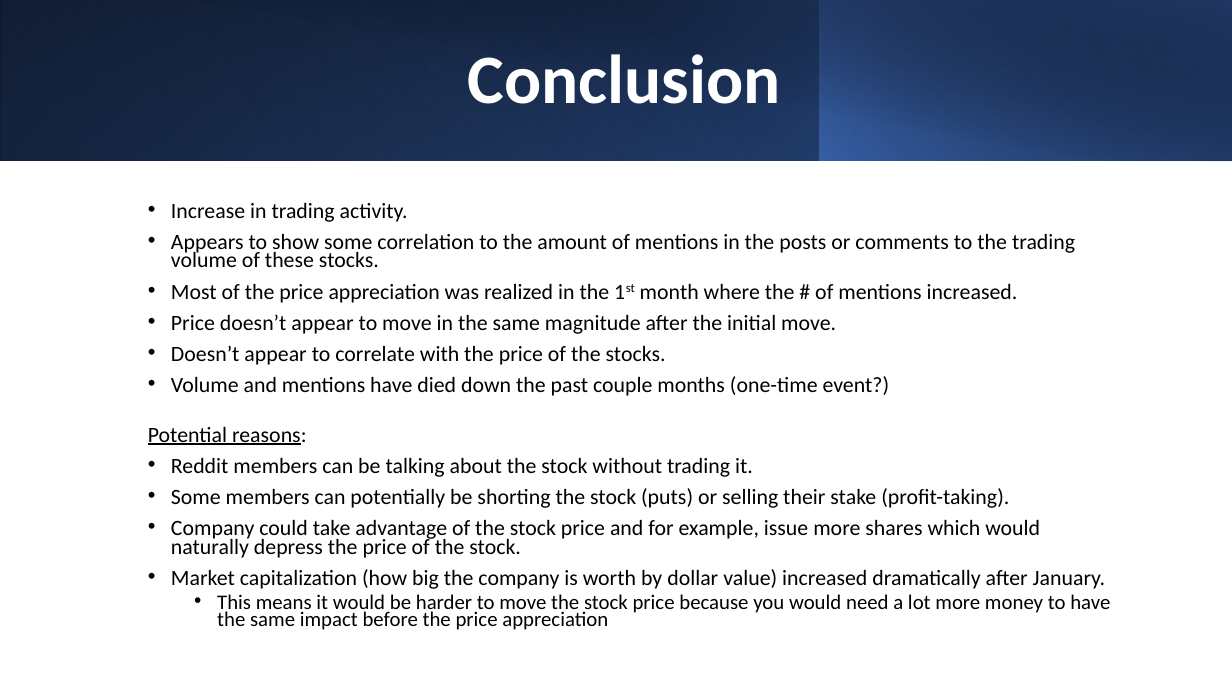
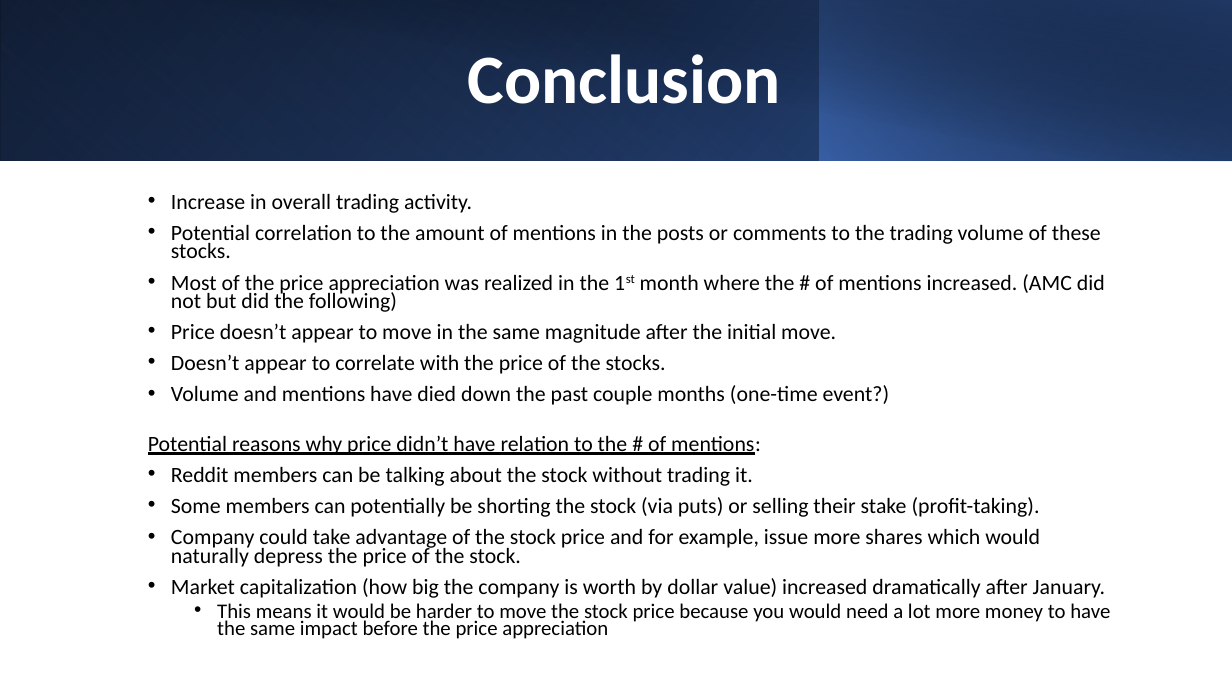
Before and after one commit to djhang99/Web-Scraping-Project-1-, a slide deck: slide 12 of WSB Presentation (NYC Data Academy).pptx. Drawn at 1232x693 pixels with LibreOffice and Linux fonts; fonts in the diff are those of the drawing. Boxes give left, top, right and bottom in pixels: in the first picture for what was removed or moved away, otherwise in the second. Text is boxed around its words. In the diff, an @@ line names an element or a change of style, - is before the commit and + after.

Commit message:
updated presentation

```diff
--- a/WSB Presentation (NYC Data Academy).pptx
+++ b/WSB Presentation (NYC Data Academy).pptx
@@ text at (171, 194, 1105, 312): text changed @@
-• Increase in trading activity.
-• Appears to show some correlation to the amount of mentions in the posts or comments to the trading volume of these stocks.
-• Most of the price appreciation was realized in the 1st month where the # of mentions increased.
+• Increase in overall trading activity.
+• Potential correlation to the amount of mentions in the posts or comments to the trading volume of these stocks.
+• Most of the price appreciation was realized in the 1st month where the # of mentions increased. (AMC did not but did the following)
@@ text at (148, 435, 761, 455): text changed @@
-Potential reasons:
+Potential reasons why price didn’t have relation to the # of mentions:
@@ text at (171, 497, 1040, 517): text changed @@
-• Some members can potentially be shorting the stock (puts) or selling their stake (profit-taking).
+• Some members can potentially be shorting the stock (via puts) or selling their stake (profit-taking).
```
Also in this commit, not shown: 5 other slides changed, 1 other file.
